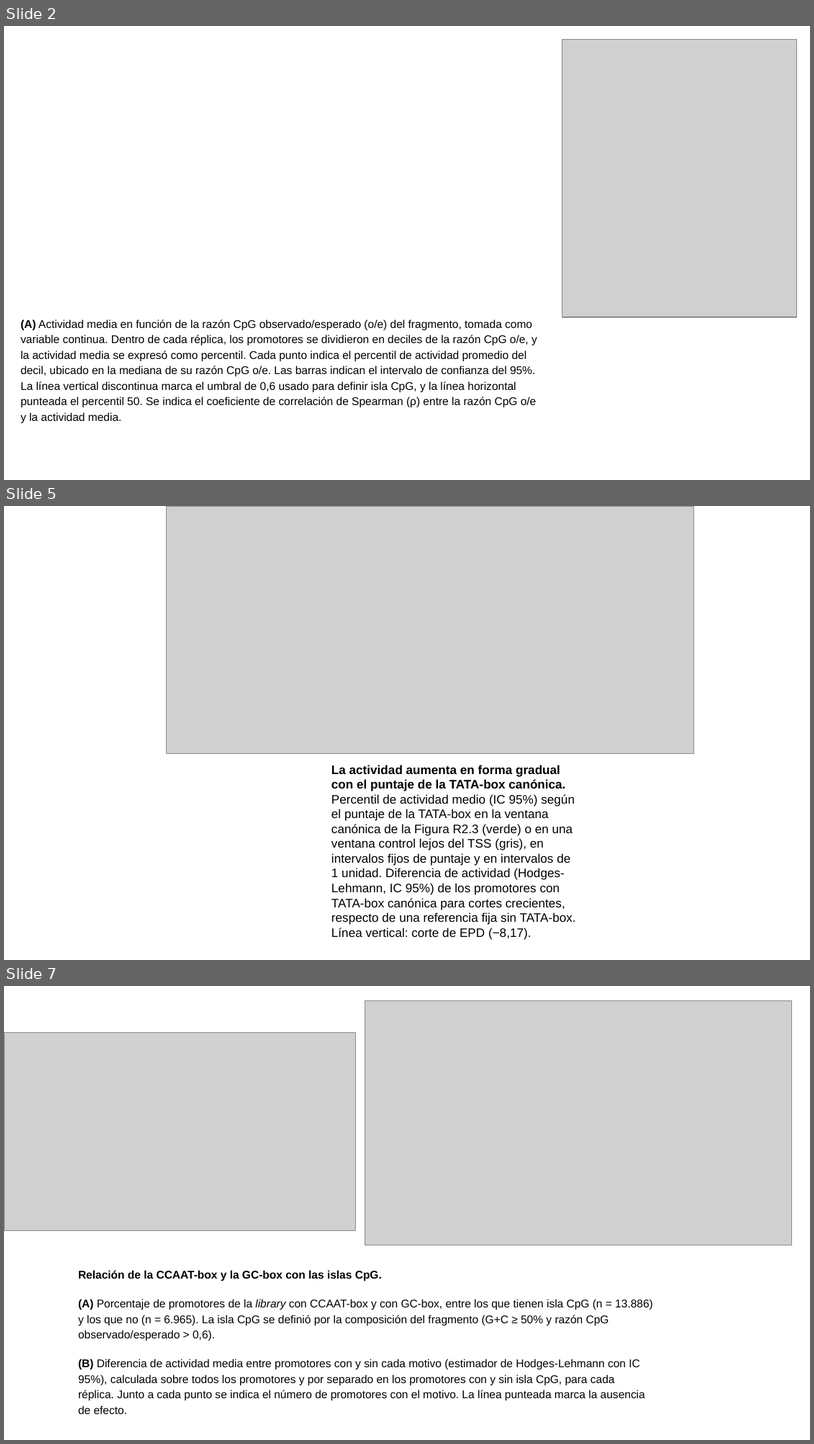
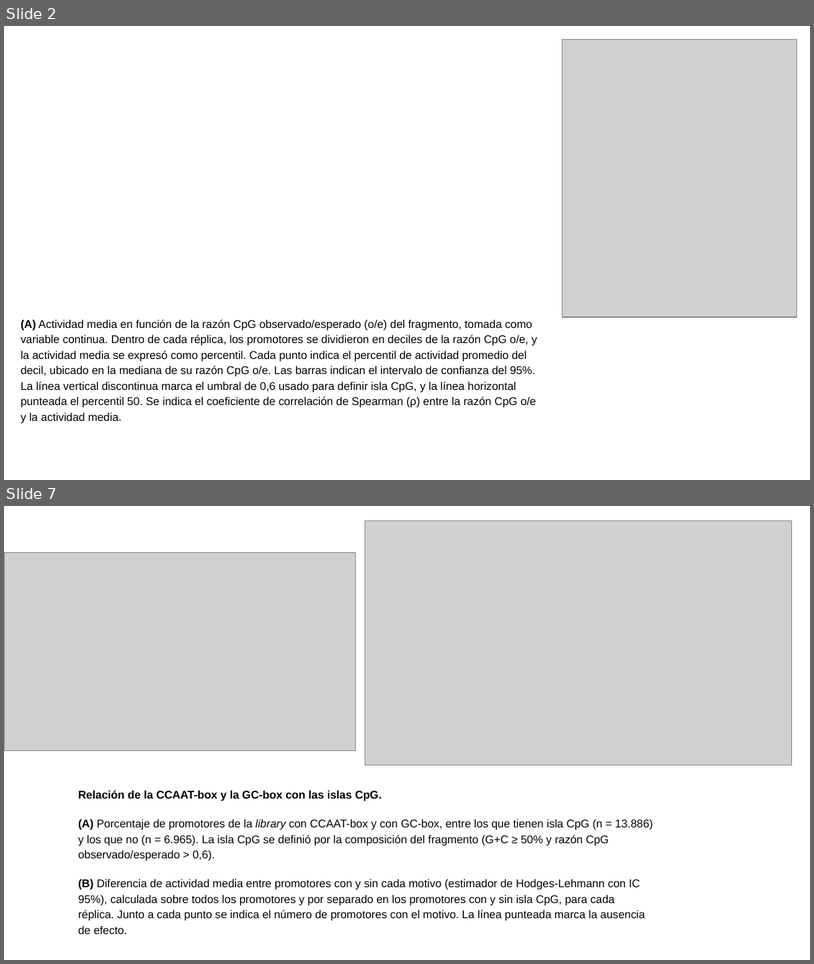
Before and after one commit to martin-iungman/TesisDoc, a slide deck: docs/Fig R2.pptx. Shown one above the other, each under a label of ours: slides 2, 5 and 7 before the commit, slides 2 and 7 after it; the slides between them are not shown. The pictures are 814x1444 and 814x964 pixels, drawn with LibreOffice and Linux fonts; fonts in the diff are those of the drawing; grey boxes stand for pictures. Boxes give left, top, right and bottom in pixels: in the first picture for what was removed or moved away, otherwise in the second. Text is boxed around its words. In the diff, an @@ line names an element or a change of style, - is before the commit and + after.

```diff
--- a/docs/Fig R2.pptx
+++ b/docs/Fig R2.pptx
@@ slide 5 removed at [4,506,810,960], background #FFFFFF @@
@@ picture removed at [166,506,694,754] @@
@@ text removed at [332,764,576,939] @@
-La actividad aumenta en forma gradual con el puntaje de la TATA-box canónica. Percentil de actividad medio (IC 95%) según el puntaje de la TATA-box en la ventana canónica de la Figura R2.3 (verde) o en una ventana control lejos del TSS (gris), en intervalos fijos de puntaje y en intervalos de 1 unidad. Diferencia de actividad (Hodges-Lehmann, IC 95%) de los promotores con TATA-box canónica para cortes crecientes, respecto de una referencia fija sin TATA-box. Línea vertical: corte de EPD (−8,17).
```
Also in this commit, not shown: 1 slide changed, 3 slides added, 2 other slides removed.
